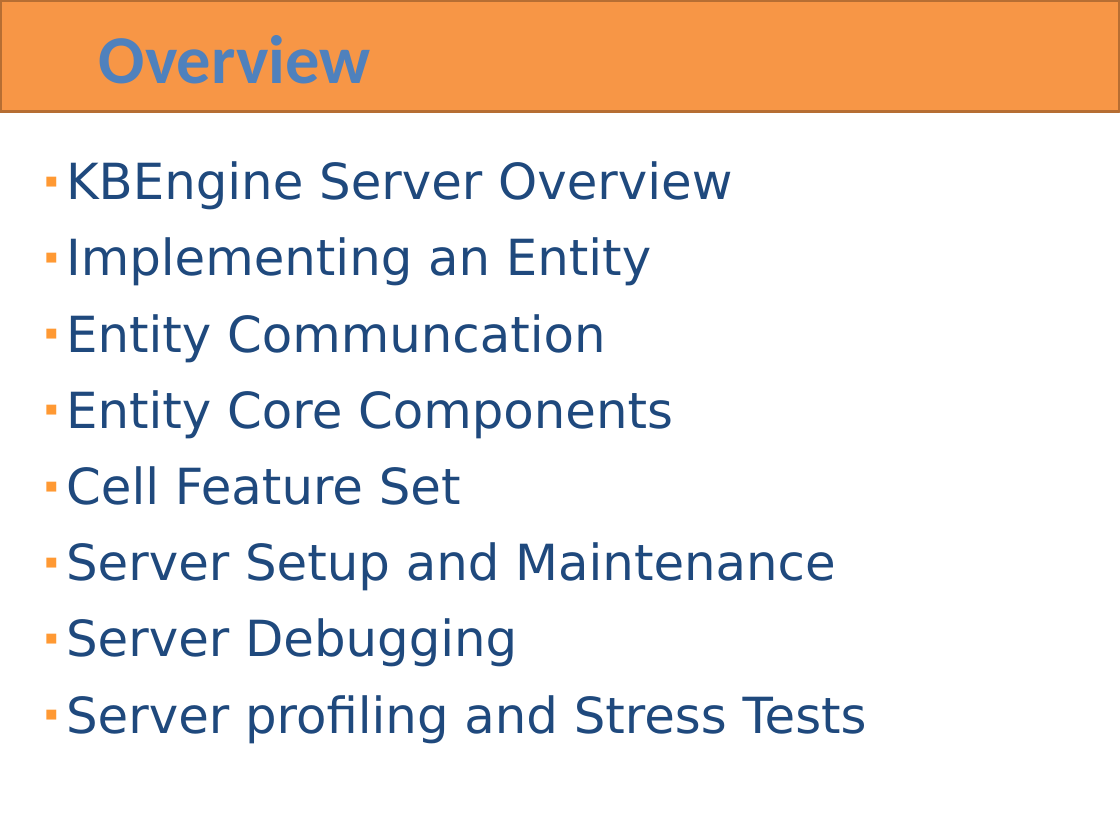
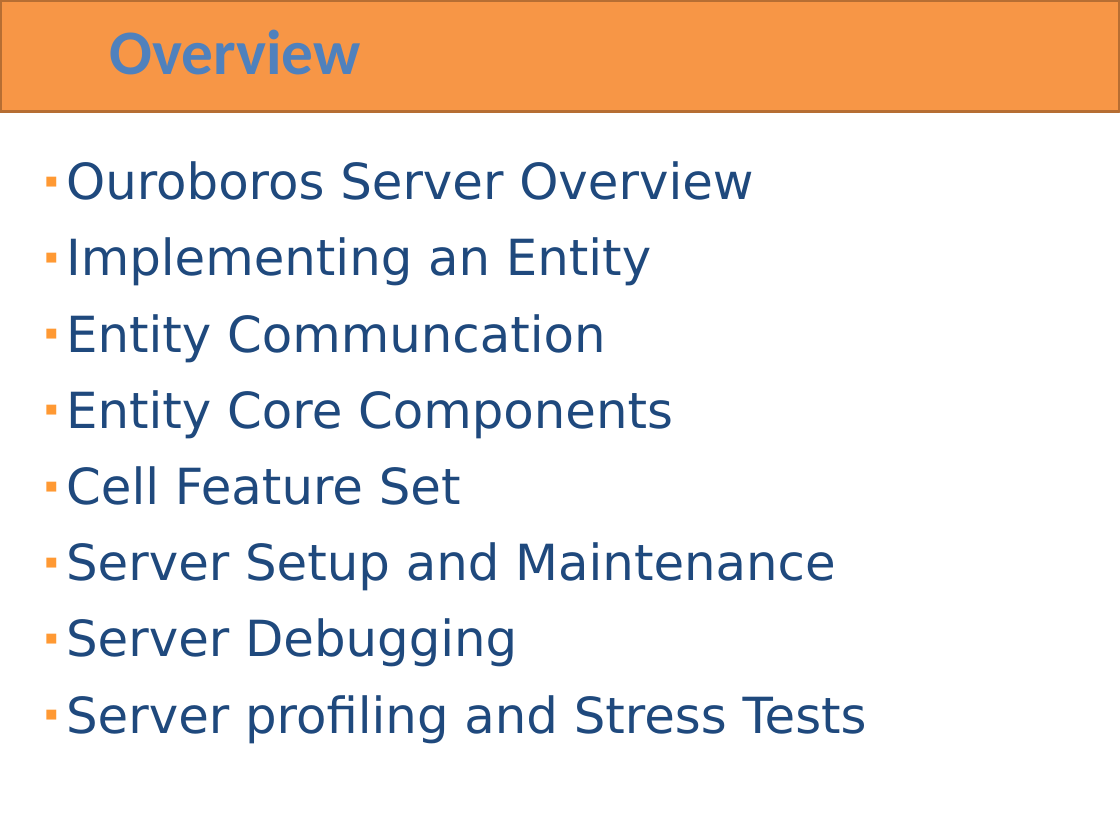
Before and after one commit to RottenVisions/ouroboros, a slide deck: slide 2 of docs/Ouroboros overview(en).pptx. Drawn at 1120x840 pixels with LibreOffice and Linux fonts; fonts in the diff are those of the drawing. Boxes give left, top, right and bottom in pixels: in the first picture for what was removed or moved away, otherwise in the second. Text is boxed around its words. In the diff, an @@ line names an element or a change of style, - is before the commit and + after.

```diff
--- a/docs/Ouroboros overview(en).pptx
+++ b/docs/Ouroboros overview(en).pptx
@@ text "Overview" at bbox=[109, 29, 360, 75]: size 44 to 40.7 pt; line spacing 1 to 0.8 @@
@@ text at bbox=[66, 161, 753, 200]: text changed @@
-▪ KBEngine Server Overview
+▪ Ouroboros Server Overview
```
Also in this commit, not shown: 112 other slides changed, 2 other files.
